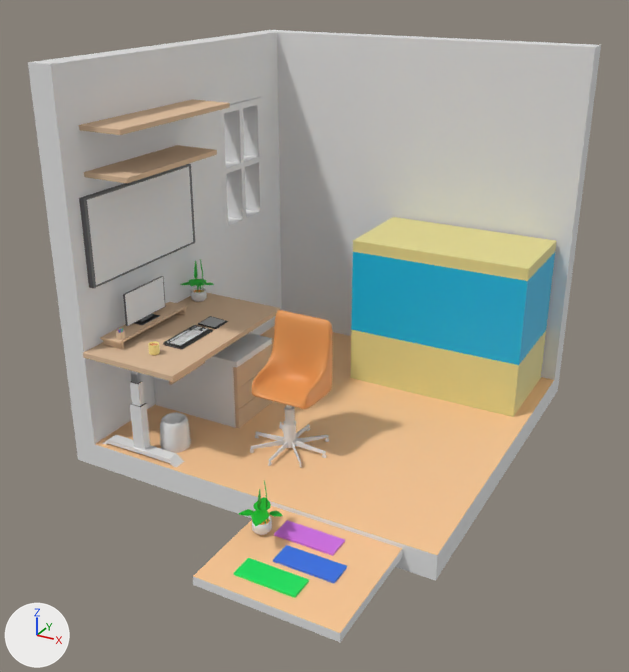
Two versions of the Blender file room25.blend, one commit apart.
Rendered twice from a camera (50 mm lens) standing at (16.3, -32.1, 21.0) and looking at (0.1, -2.7, 6.3). The lights are fixed; the arrows at lower left show +X, +Y and +Z.
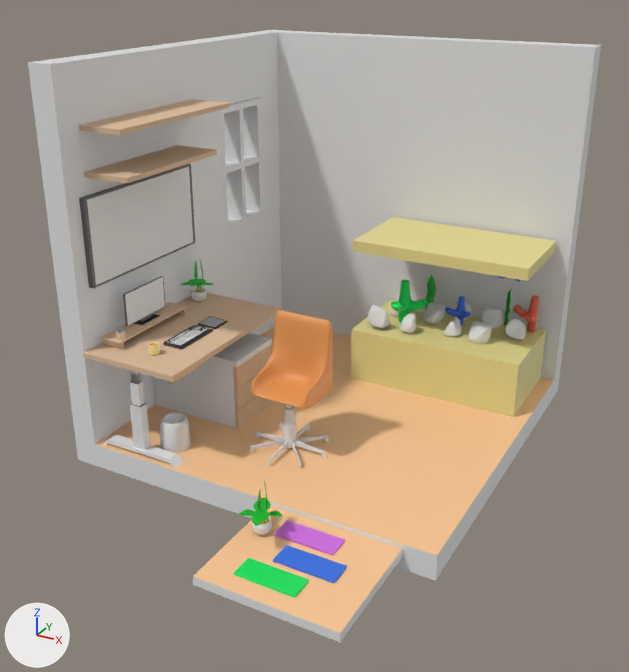
The edits, one by one:
Object 'Cube.022' (ob_cube_022) is now hidden.
Object 'TableLeg' (ob_tableleg) loses its MIRROR modifier named 'Mirror'.
Modifier setting removed (it was use_axis = (False, True, False)).
Modifier setting removed (it was mirror_object = ob_tabletop).
Object 'Cube.001' (ob_cube_001) loses its SUBSURF modifier named 'Subdivision'.
Modifier setting removed (it was levels = 2).
Object 'TableTop.002' (ob_tabletop_002) loses its MIRROR modifier named 'Mirror'.
Modifier setting removed (it was use_axis = (False, True, False)).
Object 'Cube.004' (ob_cube_004) loses its ARRAY modifier named 'Array'.
Modifier setting removed (it was count = 12).
Modifier setting removed (it was relative_offset_displace = (0.0, 1.4, 0.0)).
Object 'Cube.020' (ob_cube_020) loses its SUBSURF modifier named 'Subdivision'.
Modifier setting removed (it was levels = 2).

Changed parts and their boxes (x1, y1, x2, y2) in the pictures (629 x 672 px):
'Cube.022', hidden (cyan): before (351, 252, 555, 365)
